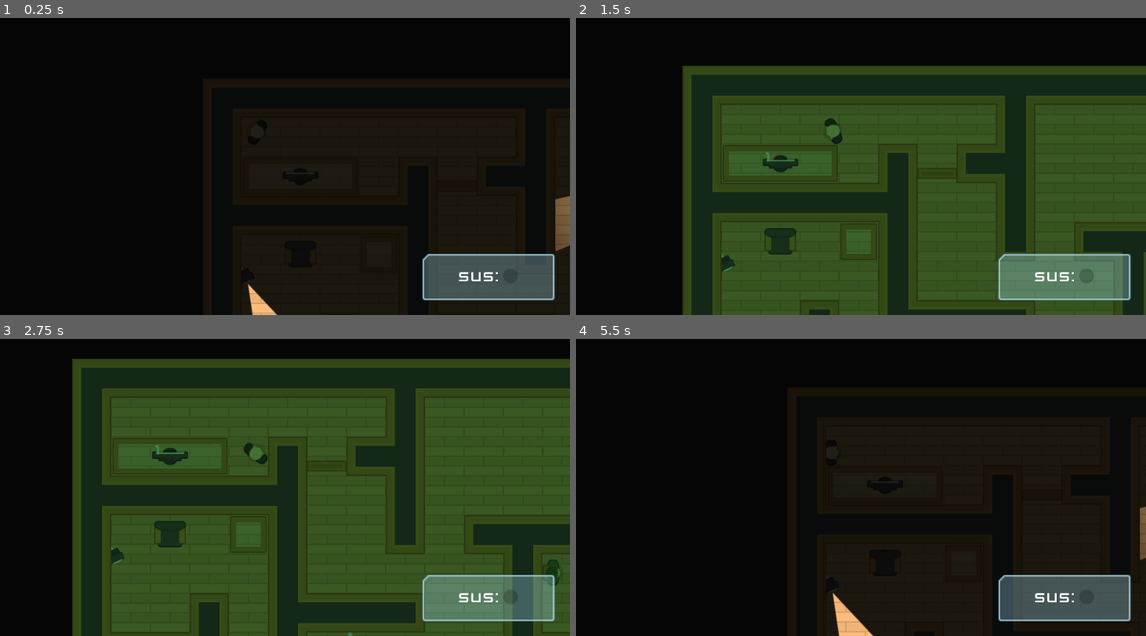
Above: before the commit, frames 1-4 (two rows, left to right).
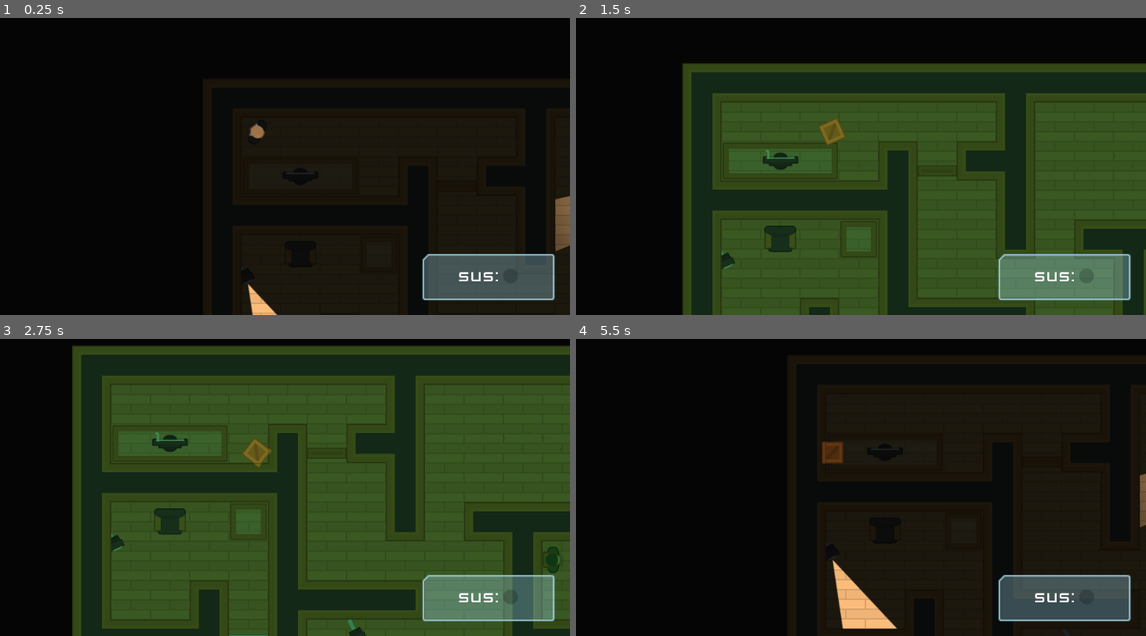
Above: after the commit, the same moments.

Repository: bruhify32/SpyTheGame
Game: Godot game, scene res://Levels/Level1.tscn
Two runs of this game, one before a commit and one after it. Both use one fixed random seed, a clock stepped at 60 frames per second and the inputs below.
Inputs (mouse positions are in pixels of both pictures, inside the frame that each line leads up to):
- Up to frame 1 (0.25 s): no input
- Up to frame 2 (1.5 s): tap Enter at 0.5 s; move the mouse to (1032, 187) at 0.52 s; hold D (move_right) 0.53-1.28 s; tap E (toggle_disguise, bound only after the commit) at 0.6 s; click (1032, 187) at 0.67 s; move the mouse to (798, 145) at 1.27 s; hold S (move_down) from 1.28 s (still down); tap Space (torch_vision_mode) at 1.35 s; click (798, 145) at 1.42 s
- Up to frame 3 (2.75 s): tap E (toggle_disguise, bound only after the commit) at 1.55, 2.1 s; move the mouse to (319, 371) at 2.02 s; release S (move_down) at 2.03 s; hold D (move_right) from 2.03 s (still down)
- Up to frame 4 (5.5 s): move the mouse to (798, 526) at 2.77 s; release D (move_right) at 2.78 s; hold W (move_up) 2.78-3.53 s; tap E (toggle_disguise, bound only after the commit) at 2.85, 3.8, 4.35, 5.1 s; click (798, 526) at 2.92 s; move the mouse to (1020, 508) at 3.52 s; hold A (move_left) 3.53-5.03 s; tap Space (torch_vision_mode) at 3.6 s; move the mouse to (644, 398) at 4.27 s; move the mouse to (861, 451) at 5.02 s; hold S (move_down) from 5.03 s (still down); click (861, 451) at 5.17 s

The runs differ from the first frame. In frame 1, 0.1% of the frame differs, in the area x 43-47%, y 35-41%; in frame 2, 4.3%; in frame 3, 19%, in the area x 12-100%, y 2-100%; in frame 4, 1.8%.
Error in both runs: Invalid get index '0' (on base: 'Array'). (res://Character/guard.gd:24)

Commit message:
added ability to disguised and stay off from enemy,

Diff:
--- /dev/null
+++ b/Character/BoxOccluder.tres
@@ -0,0 +1,5 @@
+[gd_resource type="OccluderPolygon2D" format=2]
+
+[resource]
+cull_mode = 2
+polygon = PoolVector2Array( -16, -16, 16, -16, 16, 16, -16, 16 )
--- /dev/null
+++ b/Character/HumanOccluder.tres
@@ -0,0 +1,5 @@
+[gd_resource type="OccluderPolygon2D" format=2]
+
+[resource]
+cull_mode = 2
+polygon = PoolVector2Array( 4.67374, -20.3044, -7.31271, -21.6154, -11.2458, -13.562, -12.1822, -7.56881, -14.8042, 2.17019, -11.9949, 7.22697, -11.0585, 17.9024, -6.56356, 21.4609, -0.383041, 20.899, 6.73392, 17.1533, 7.29578, 7.22697, 12.5399, 0.859169, 7.85765, -7.7561 )
--- a/Character/NPCs/player_detection.gd
+++ b/Character/NPCs/player_detection.gd
@@ -15,6 +15,7 @@
 func _process(delta):
 	if player_in_fov() and player_in_los():
 		torch.color = RED;
+		get_tree().call_group("SuspicionMeter","player_seen");
 	else:
 		torch.color = WHITE;
 
--- a/Character/Player.gd
+++ b/Character/Player.gd
@@ -2,6 +2,18 @@
 
 var motion : Vector2 = Vector2();
 onready var torch : Light2D = $Torch;
+onready var sprite : Sprite = $Sprite;
+onready var light_occluder_2d : LightOccluder2D = $LightOccluder2D;
+onready var light_2d : Light2D = $Light2D;
+
+const  PLAYER_SPRITE = "res://GFX/PNG/Hitman 1/hitman1_stand.png";
+const  PLAYER_LIGHT = "res://GFX/PNG/Hitman 1/hitman1_stand.png";
+const BOX_SPRITE = "res://GFX/PNG/Tiles/tile_130.png";
+const BOX_LIGHT = "res://GFX/PNG/Tiles/tile_130.png";
+const PLAYER_OCCLUDER = "res://Character/HumanOccluder.tres";
+const BOX_OCCLUDER = "res://Character/BoxOccluder.tres";
+
+var disguised = false;
 
 func _physics_process(delta):
     update_motion();
@@ -26,3 +38,26 @@
 func _input(event):
     if Input.is_action_just_pressed("torch_vision_mode"):
         get_tree().call_group("Interface","cycle_vision_mode");
+    if Input.is_action_just_pressed("toggle_disguise"):
+        toggle_disguise();
+
+func toggle_disguise():
+    if disguised:
+        reveal();
+    else:
+        disguise();
+
+func reveal():
+    sprite.texture = load(PLAYER_SPRITE);
+    light_occluder_2d.occluder = load(PLAYER_OCCLUDER);
+    light_2d.texture = load(PLAYER_LIGHT);
+    disguised = false;
+    collision_layer = 1;
+
+
+func disguise():
+    sprite.texture = load(BOX_SPRITE);
+    light_occluder_2d.occluder = load(BOX_OCCLUDER);
+    light_2d.texture = load(BOX_LIGHT);
+    disguised = true;
+    collision_layer = 16;
--- a/Character/Player.tscn
+++ b/Character/Player.tscn
@@ -10,3 +10,7 @@
 
 [node name="Sprite" parent="." index="0"]
 texture = ExtResource( 1 )
+
+[node name="Light2D" type="Light2D" parent="." index="3"]
+texture = ExtResource( 1 )
+energy = 0.7
--- a/Character/template_character.tscn
+++ b/Character/template_character.tscn
@@ -2,13 +2,10 @@
 
 [ext_resource path="res://GFX/PNG/Man Red/manRed_stand.png" type="Texture" id=1]
 [ext_resource path="res://Character/template_character.gd" type="Script" id=2]
+[ext_resource path="res://Character/HumanOccluder.tres" type="OccluderPolygon2D" id=3]
 
 [sub_resource type="CapsuleShape2D" id=1]
 height = 22.6686
-
-[sub_resource type="OccluderPolygon2D" id=2]
-cull_mode = 2
-polygon = PoolVector2Array( 4.67374, -20.3044, -7.31271, -21.6154, -11.2458, -13.562, -12.1822, -7.56881, -14.8042, 2.17019, -11.9949, 7.22697, -11.0585, 17.9024, -6.56356, 21.4609, -0.383041, 20.899, 6.73392, 17.1533, 7.29578, 7.22697, 12.5399, 0.859169, 7.85765, -7.7561 )
 
 [node name="TemplateCharacter" type="KinematicBody2D"]
 script = ExtResource( 2 )
@@ -24,4 +21,4 @@
 shape = SubResource( 1 )
 
 [node name="LightOccluder2D" type="LightOccluder2D" parent="."]
-occluder = SubResource( 2 )
+occluder = ExtResource( 3 )
--- a/UI/GUI.tscn
+++ b/UI/GUI.tscn
@@ -1,9 +1,10 @@
-[gd_scene load_steps=5 format=2]
+[gd_scene load_steps=6 format=2]
 
 [ext_resource path="res://GFX/Interface/PNG/glassPanel_cornerTL.png" type="Texture" id=1]
 [ext_resource path="res://UI/Theme.tres" type="Theme" id=2]
 [ext_resource path="res://GFX/Interface/PNG/dotRed.png" type="Texture" id=3]
 [ext_resource path="res://GFX/Interface/PNG/dot_shadow.png" type="Texture" id=4]
+[ext_resource path="res://UI/sus_meter.gd" type="Script" id=5]
 
 [node name="GUI" type="CanvasLayer"]
 
@@ -55,10 +56,15 @@
 margin_bottom = 27.0
 text = "SUS:"
 
-[node name="TextureProgress" type="TextureProgress" parent="Control/NinePatchRect/CenterContainer/HBoxContainer"]
+[node name="SusMeter" type="TextureProgress" parent="Control/NinePatchRect/CenterContainer/HBoxContainer" groups=[
+"SuspicionMeter",
+]]
 margin_left = 72.0
 margin_right = 96.0
 margin_bottom = 27.0
+max_value = 150.0
+step = 0.25
 texture_under = ExtResource( 4 )
 texture_progress = ExtResource( 3 )
 fill_mode = 4
+script = ExtResource( 5 )
--- /dev/null
+++ b/UI/sus_meter.gd
@@ -0,0 +1,19 @@
+extends TextureProgress
+
+
+export var sus_multiplier : int = 2;
+
+func _ready():
+	value = 0;
+
+func _process(delta):
+	value -= step;
+
+func player_seen():
+	value += step * sus_multiplier;
+
+	if value == max_value:
+		end_game();
+
+func end_game():
+	get_tree().quit();
--- a/project.godot
+++ b/project.godot
@@ -45,6 +45,11 @@
 "events": [ Object(InputEventKey,"resource_local_to_scene":false,"resource_name":"","device":0,"alt":false,"shift":false,"control":false,"meta":false,"command":false,"pressed":false,"scancode":32,"unicode":0,"echo":false,"script":null)
  ]
 }
+toggle_disguise={
+"deadzone": 0.5,
+"events": [ Object(InputEventKey,"resource_local_to_scene":false,"resource_name":"","device":0,"alt":false,"shift":false,"control":false,"meta":false,"command":false,"pressed":false,"scancode":69,"unicode":0,"echo":false,"script":null)
+ ]
+}
 
 [layer_names]
 
